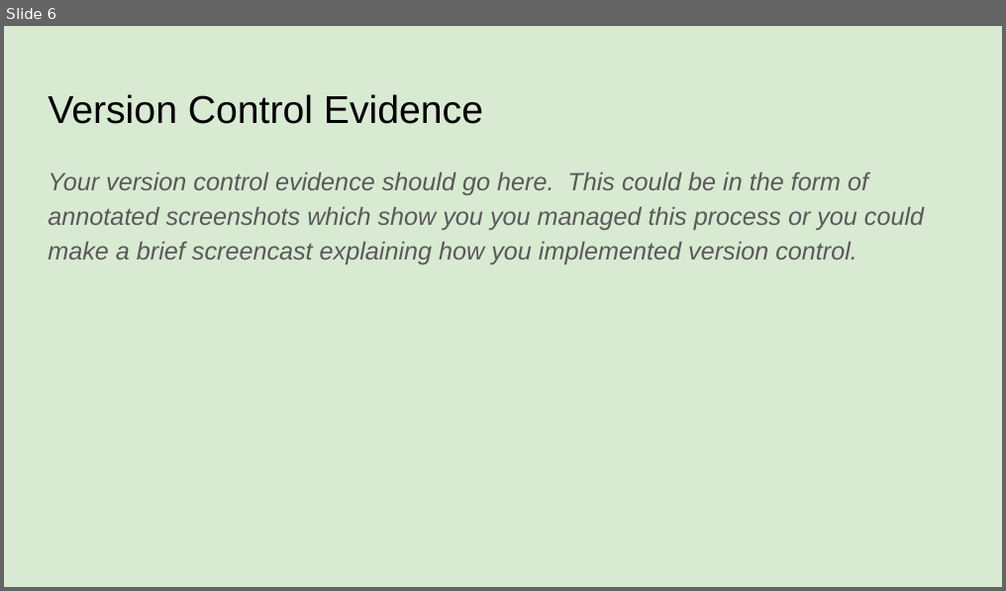
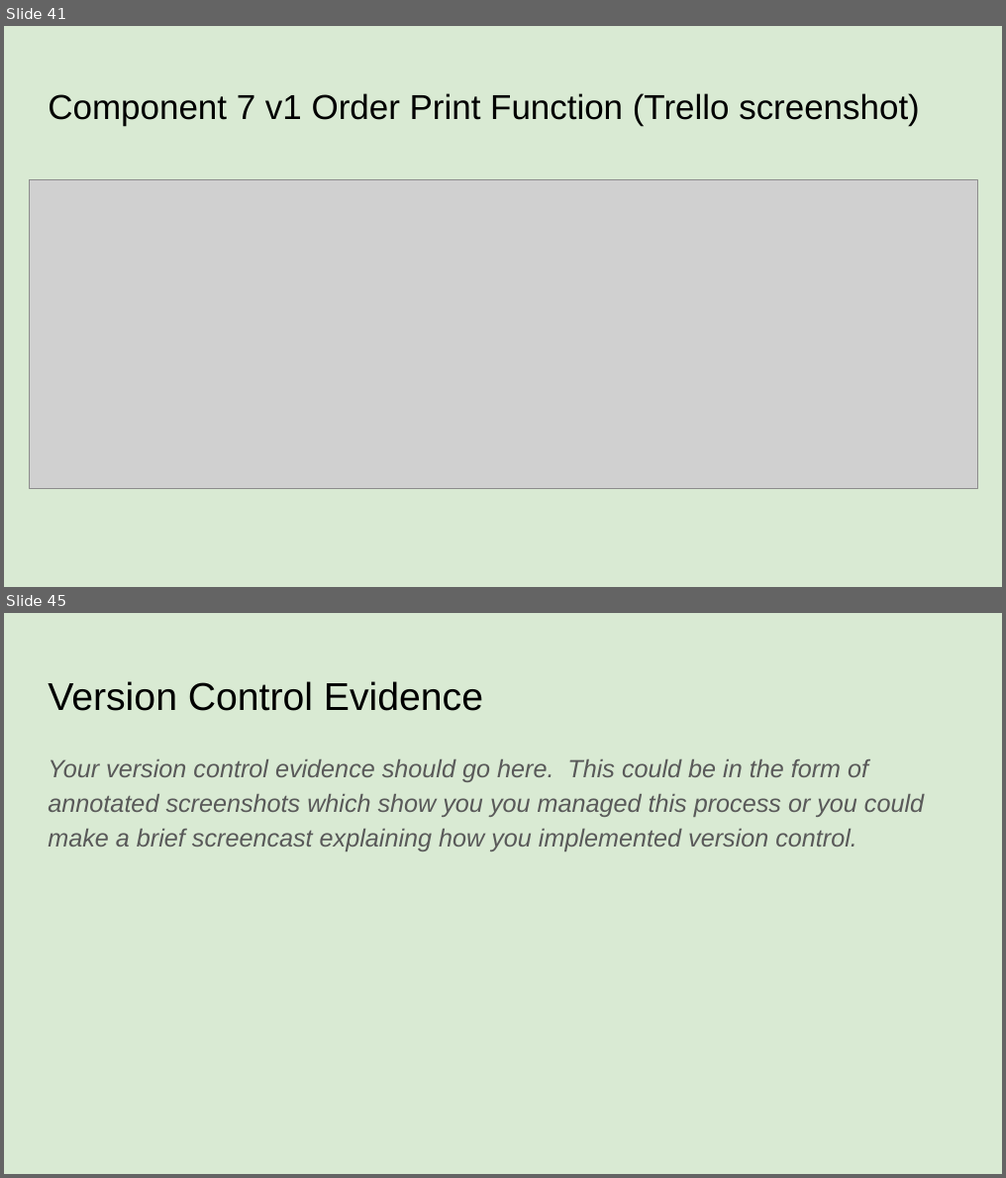
Before and after one commit to LaurenceStewart/Pizza_Bot, a slide deck: 022_91893+_+91897+Documentation.pptx. Shown one above the other, each under a label of ours: slide 6 before the commit, slides 41 and 45 after it; the slides between them are not shown. The pictures are 1006x591 and 1006x1178 pixels, drawn with LibreOffice and Linux fonts; fonts in the diff are those of the drawing; grey boxes stand for pictures. Boxes give left, top, right and bottom in pixels: in the first picture for what was removed or moved away, otherwise in the second. Text is boxed around its words. In the diff, an @@ line names an element or a change of style, - is before the commit and + after.

```diff
--- a/022_91893+_+91897+Documentation.pptx
+++ b/022_91893+_+91897+Documentation.pptx
@@ slide 41 added at box(4, 26, 1002, 587), background #D9EAD3 @@
@@ title added at box(48, 93, 920, 125), 25 pt, text #000000 @@
+Component 7 v1 Order Print Function (Trello screenshot)
@@ picture added at box(30, 179, 978, 488) @@
@@ what was slide 6 is now slide 45 @@
```
Also in this commit, not shown: 3 slides changed, 39 other slides added, 1 slide removed, 3 other files.
